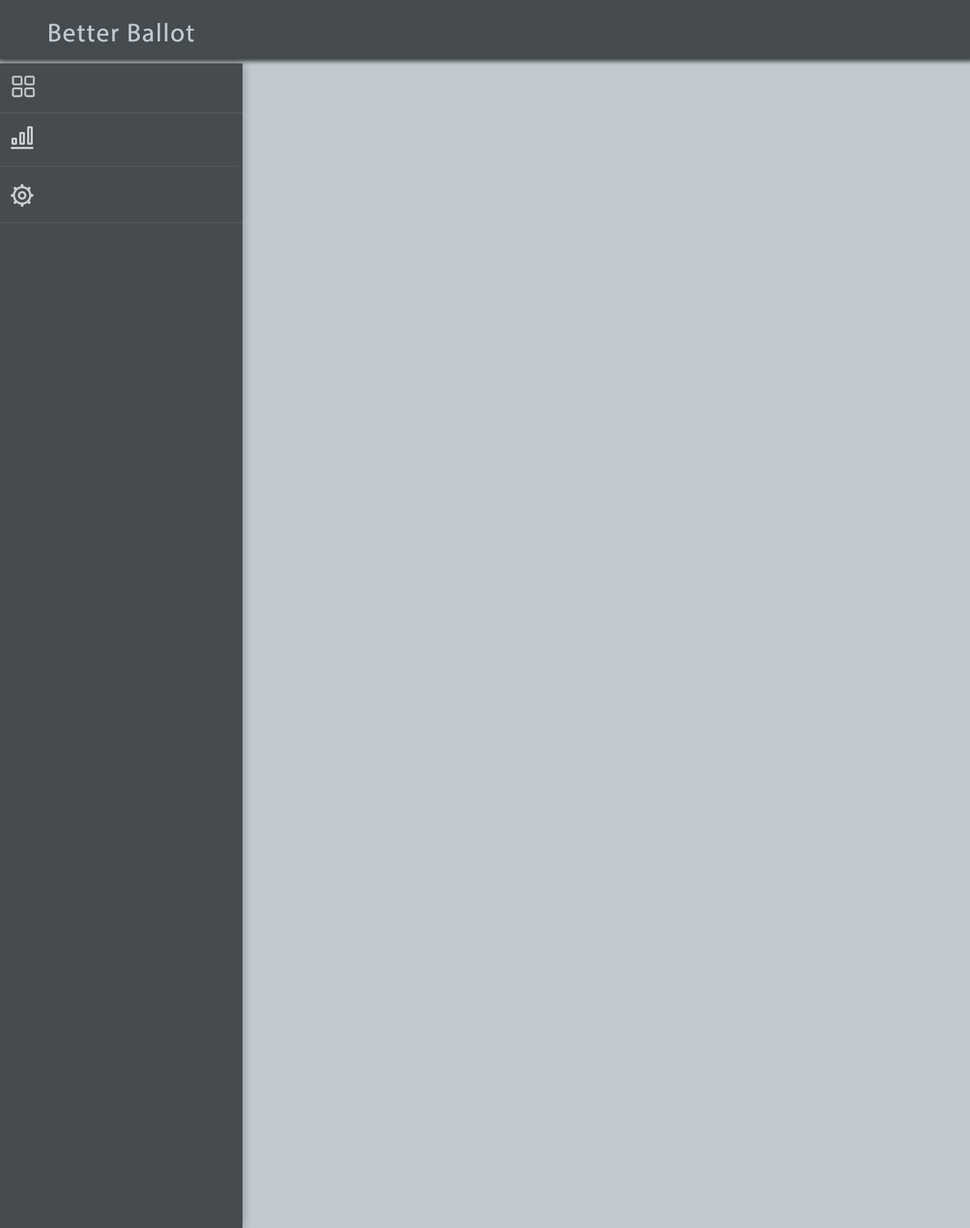
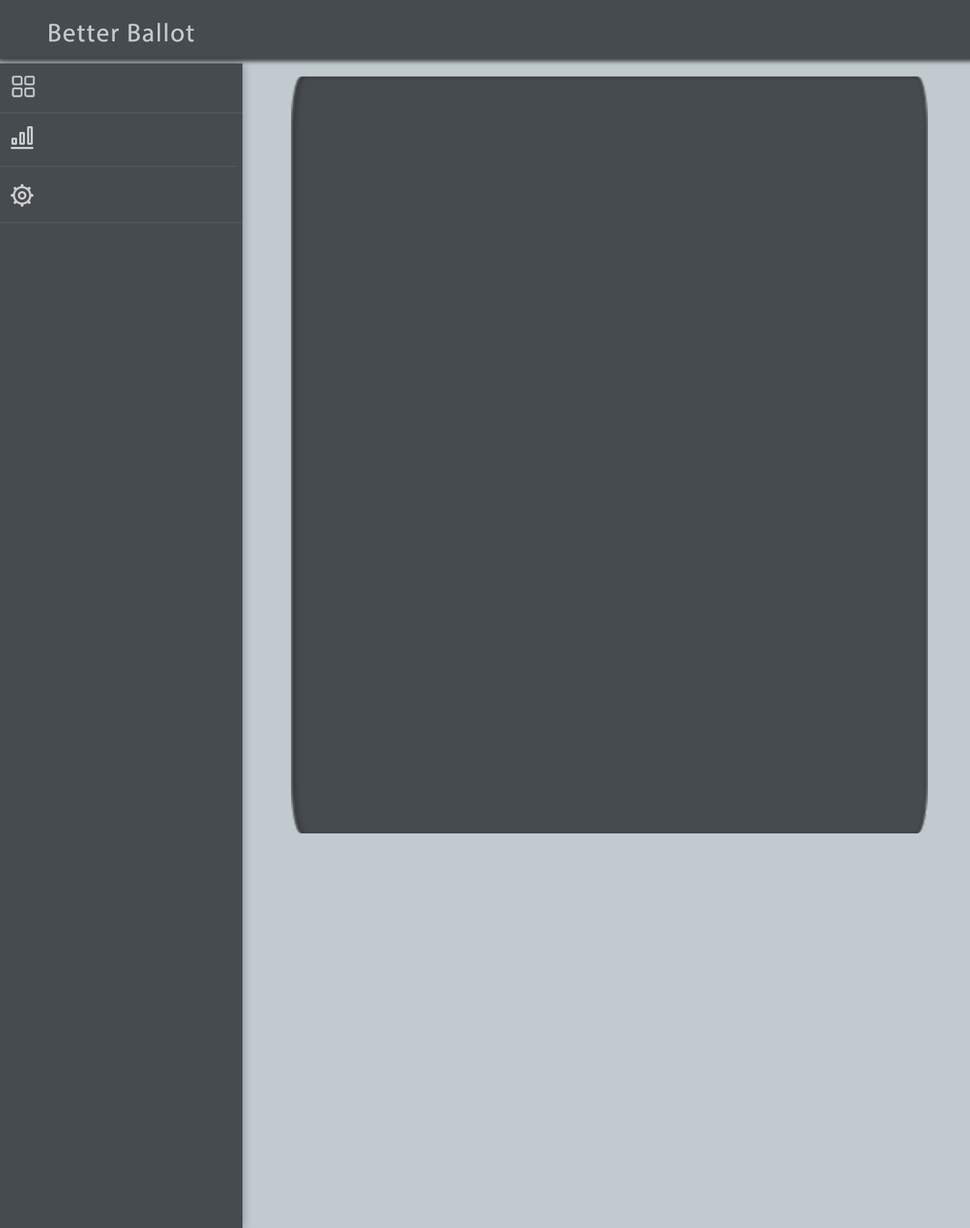
Before/after of a 970px x 1228px layered artwork. What changed in the layer stack:
removed layer "Layer 7" from group "Slider" over <box>728,126,798,196</box>
removed layer "Layer 8" from group "Slider" over <box>399,126,463,196</box>
added layer "Shape 5" above "Layer 1" over <box>291,76,928,835</box>
